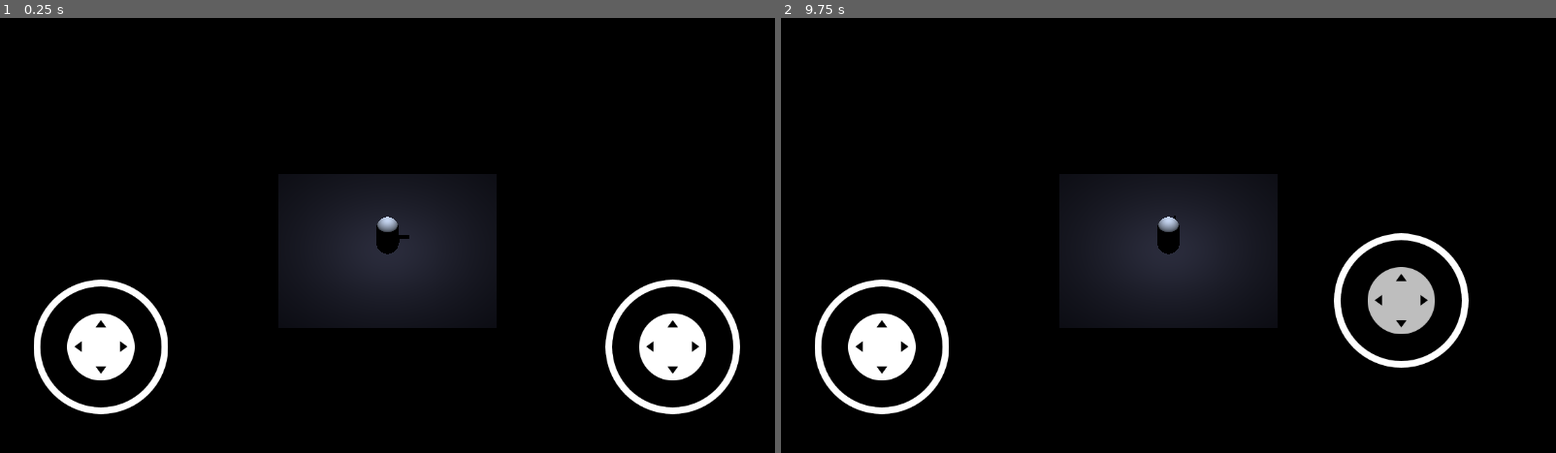
Above: before the commit, frames 1-2 (left to right).
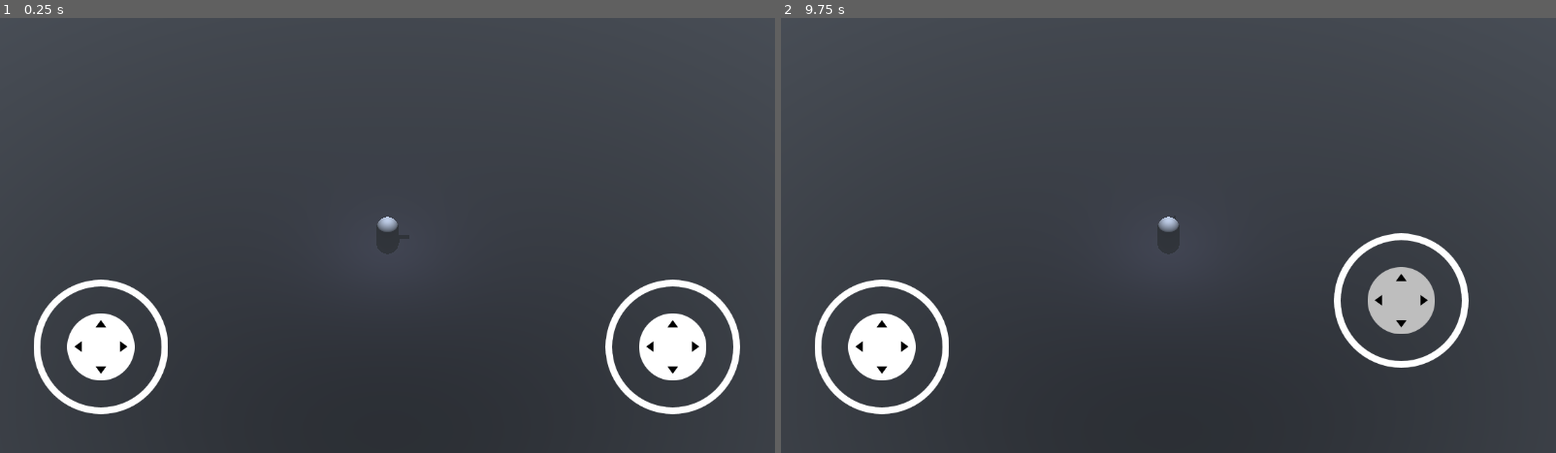
Above: after the commit, the same moments.

Repository: Adamekka/bullets-vs-bullets
Game: Godot game, scene res://scenes/main.tscn
Same seed, same stepped clock (60 frames per second), same inputs: the game is played once before the commit and once after it.
Inputs (mouse positions are in pixels of both pictures, inside the frame that each line leads up to):
- Up to frame 1 (0.25 s): no input
- Up to frame 2 (9.75 s): tap Enter at 0.5, 2, 3.5 s; move the mouse to (1339, 213) at 0.52 s; hold Right (shoot_right) 0.53-1.25 s; click (1339, 213) at 0.67 s; tap Space at 1.25, 2.75, 4.25 s; drag from (1013, 257) to (1129, 322) at 1.27 s; move the mouse to (1246, 139) at 2.02 s; hold Right (shoot_right) 2.03-2.75 s; drag from (1129, 322) to (936, 170) at 2.77 s; move the mouse to (1401, 300) at 3.52 s; hold Left (shoot_left) 3.53-4.25 s; drag from (936, 170) to (1052, 126) at 4.27 s; move the mouse to (1207, 235) at 5.02 s; hold Down (shoot_down) 5.03-5.75 s; click (1207, 235) at 5.17 s; drag from (1052, 126) to (1013, 257) at 5.77 s; move the mouse to (1339, 213) at 6.52 s; hold Up (shoot_up) 6.53-7.25 s; drag from (1013, 257) to (1129, 322) at 7.27 s; move the mouse to (1246, 139) at 8.02 s; hold Down (shoot_down) 8.03-8.75 s; drag from (1129, 322) to (936, 170) at 8.77 s; move the mouse to (1401, 300) at 9.52 s; hold Up (shoot_up) from 9.53 s (still down); click (1401, 300) at 9.67 s

The runs differ from the first frame. In frame 1, 96% of the frame differs, in the area x 0-100%, y 0-100%; in frame 2, 96%.

Commit message:
feat: fog

Diff:
--- a/scenes/main.tscn
+++ b/scenes/main.tscn
@@ -1,9 +1,13 @@
-[gd_scene load_steps=5 format=3 uid="uid://3tiofbb7f7ht"]
+[gd_scene load_steps=6 format=3 uid="uid://3tiofbb7f7ht"]
 
 [ext_resource type="PackedScene" uid="uid://cpv6u8xsgag2s" path="res://models/floor.tscn" id="1_4meee"]
 [ext_resource type="Script" path="res://scenes/camera.gd" id="1_e16l5"]
 [ext_resource type="PackedScene" uid="uid://bp54yu83v5w6u" path="res://entities/player/player.tscn" id="1_eg6qm"]
 [ext_resource type="PackedScene" uid="uid://ccoisav5hixwy" path="res://ui/ui.tscn" id="3_m1y6n"]
+
+[sub_resource type="Environment" id="Environment_fmgbw"]
+fog_enabled = true
+fog_sky_affect = 0.0
 
 [node name="main" type="Node3D"]
 
@@ -15,8 +19,12 @@
 target = NodePath("../Player")
 
 [node name="Floor" parent="." instance=ExtResource("1_4meee")]
+transform = Transform3D(10, -3.48787e-16, 3.48787e-15, 3.48787e-15, 1, -3.48787e-15, -3.48787e-15, 3.48787e-16, 10, 2.08165e-12, -0.05, 2.08165e-12)
 
 [node name="Player" parent="." instance=ExtResource("1_eg6qm")]
 transform = Transform3D(1, -3.48787e-16, 3.48787e-16, 3.48787e-16, 1, -3.48787e-16, -3.48787e-16, 3.48787e-16, 1, 2.08165e-12, 1, 2.08165e-12)
 
 [node name="UI" parent="." instance=ExtResource("3_m1y6n")]
+
+[node name="WorldEnvironment" type="WorldEnvironment" parent="."]
+environment = SubResource("Environment_fmgbw")
